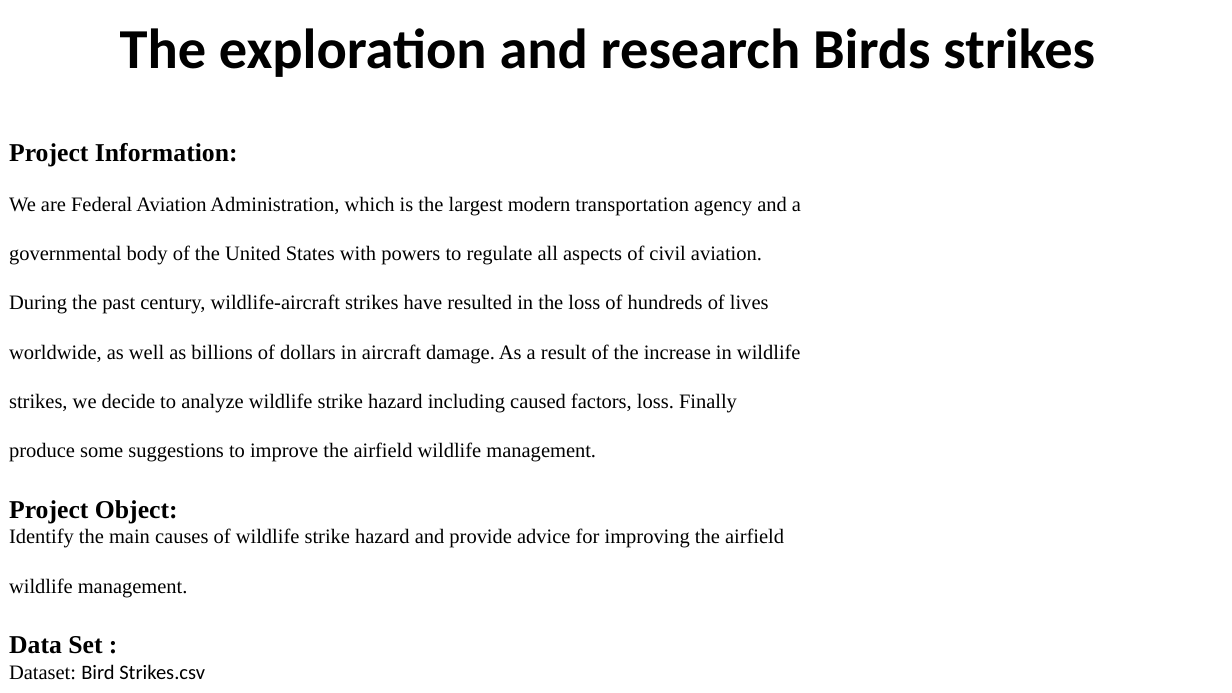
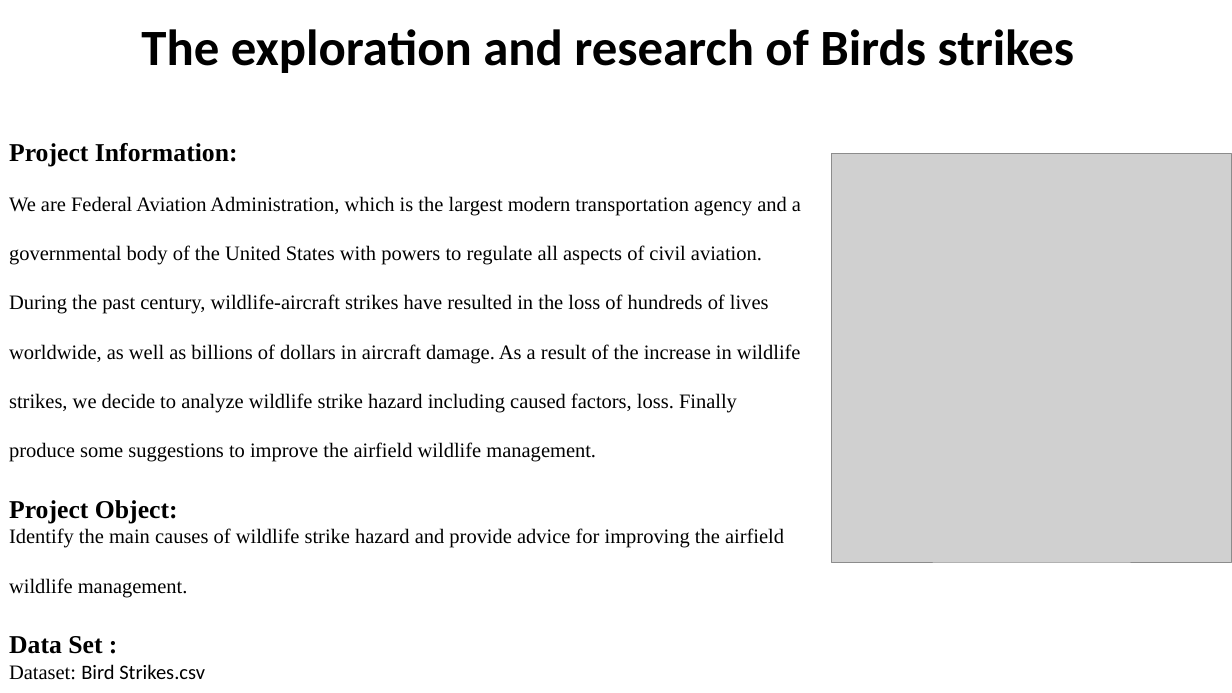
Before and after one commit to Yali-Huang/AI-Program, a slide deck: slide 1 of Data Visualization/Project/Project V2/project presentation.pptx. Drawn at 1232x693 pixels with LibreOffice and Linux fonts; fonts in the diff are those of the drawing; grey boxes stand for pictures. Boxes give left, top, right and bottom in pixels: in the first picture for what was removed or moved away, otherwise in the second. Text is boxed around its words. In the diff, an @@ line names an element or a change of style, - is before the commit and + after.

```diff
--- a/Data Visualization/Project/Project V2/project presentation.pptx
+++ b/Data Visualization/Project/Project V2/project presentation.pptx
@@ title at bbox=[141, 29, 1075, 73]: text changed; size 44 to 39.6 pt @@
-The exploration and research Birds strikes
+The exploration and research of Birds strikes
@@ picture added at bbox=[832, 154, 1232, 563] @@
```
Also in this commit, not shown: 1 other slide changed, 6 other files.
